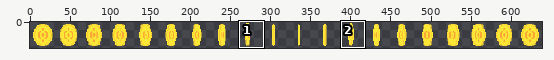
A pixel-art file gets an edit: jetpack-joyride/assets/coin_animated-Sheet.aseprite. Above: a wide view before the commit, with the close-up outlined.
Close-up. The starting point:
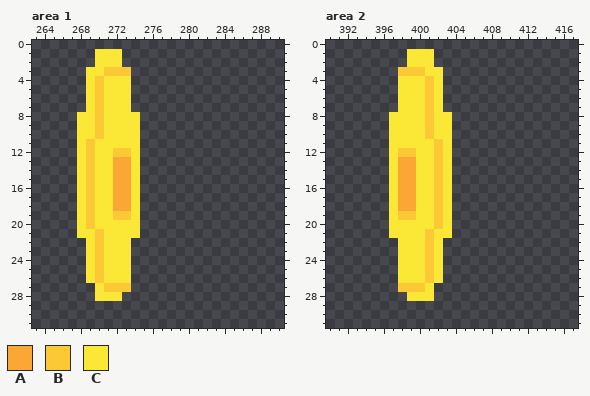
640x32 pixels, 1 frame. Shown: area 1: x 263..290, y 0..31; area 2: x 390..417, y 0..31. The wide view leaves out empty margins.
Palette (. is transparent): A #fba736  B #fbc836  C #fbe836
Pixels before, area 1, first column x 268:
 1 ..CCC..
 2 ..CCC..
 3 .CCBBB.
 4 .CBCCC.
 5 .CBCCC.
 6 .CBCCC.
 7 .CBCCC.
 8 CCBCCCC
 9 CCBCCCC
10 CCBCCCC
11 CBCCCCC
12 CBCCBBC
13 CBCCAAC
14 CBCCAAC
15 CBCCAAC
16 CBCCAAC
17 CBCCAAC
18 CBCCAAC
19 CBCCBBC
20 CBCCCCC
21 CCBCCCC
22 .CBCCC.
23 .CBCCC.
24 .CBCCC.
25 .CBCCC.
26 .CBCCC.
27 ..CBBB.
28 ..CCC..
Pixels before, area 2, first column x 397:
 1 ..CCC..
 2 ..CCC..
 3 .BBBCC.
 4 .CCCBC.
 5 .CCCBC.
 6 .CCCBC.
 7 .CCCBC.
 8 CCCCBCC
 9 CCCCBCC
10 CCCCBCC
11 CCCCCBC
12 CBBCCBC
13 CAACCBC
14 CAACCBC
15 CAACCBC
16 CAACCBC
17 CAACCBC
18 CAACCBC
19 CBBCCBC
20 CCCCCBC
21 CCCCBCC
22 .CCCBC.
23 .CCCBC.
24 .CCCBC.
25 .CCCBC.
26 .CCCBC.
27 .BBBC..
28 ..CCC..
The result:
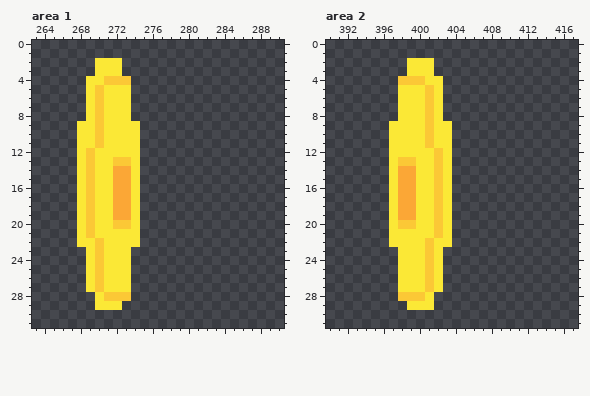
Author's note on the commit: animated damage area
The exact change:
Changed rows in their new state; - is an unchanged pixel.
Area 1:
first column x 269:
 1 -...-
 3 .-CC.
 4 -CBBB
first column x 268:
 8 .-----.
11 -CB----
12 ----CC-
13 ----BB-
first column x 268:
19 ----AA-
20 ----BB-
21 -BC----
22 C-----C
first column x 269:
27 CBCCC
28 --BBB
29 -CCC-
Area 2:
first column x 398:
 1 -...-
 3 .CC-.
 4 BBBC-
first column x 397:
 8 .-----.
11 ----BC-
12 -CC----
13 -BB----
first column x 397:
19 -AA----
20 -BB----
21 ----CB-
22 C-----C
first column x 398:
27 CCCBC
28 BBB--
29 -CCC-
